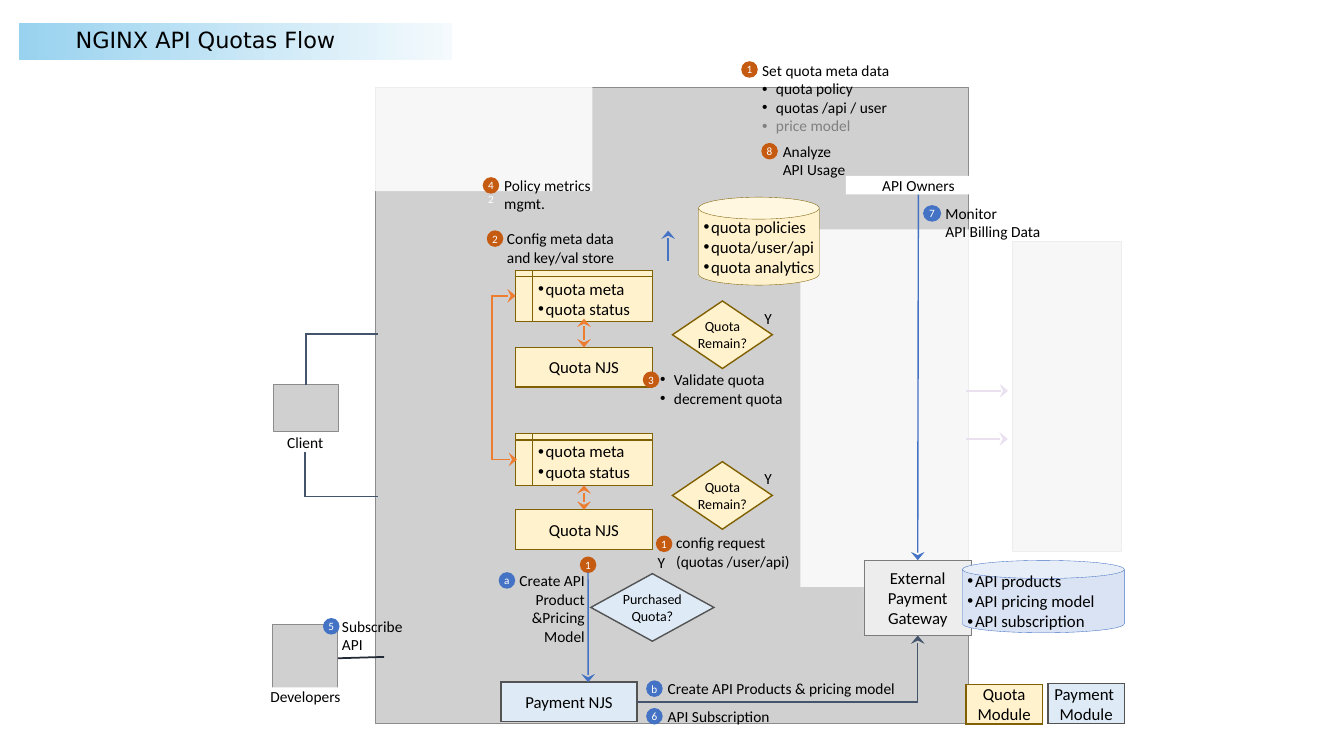
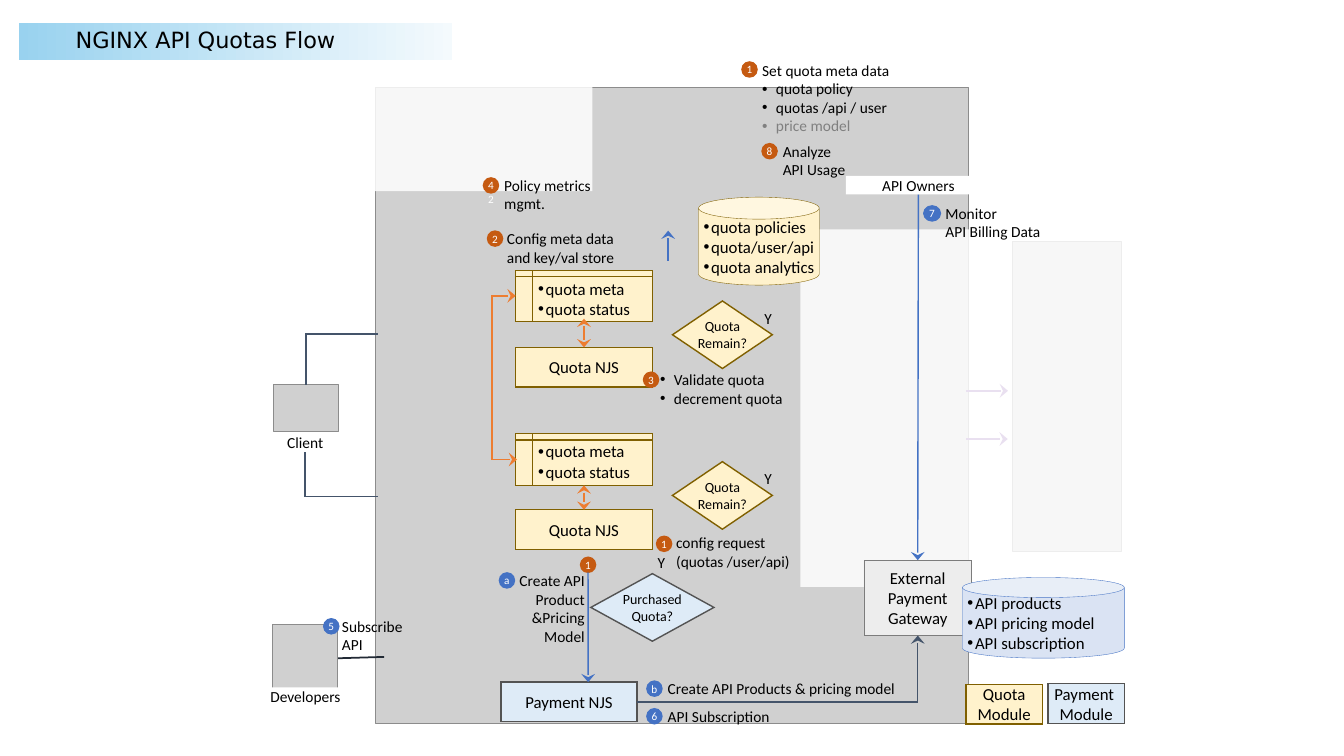
Before and after one commit to nginx-quotas/nginx-api-quotas, a slide deck: slide 1 of docs/nginx-quota-limit.pptx. Drawn at 1344x756 pixels with LibreOffice and Linux fonts; fonts in the diff are those of the drawing; grey boxes stand for pictures; background and template pictures are left out. Boxes give left, top, right and bottom in pixels: in the first picture for what was removed or moved away, otherwise in the second. Text is boxed around its words. In the diff, an @@ line names an element or a change of style, - is before the commit and + after.

```diff
--- a/docs/nginx-quota-limit.pptx
+++ b/docs/nginx-quota-limit.pptx
@@ cylinder "API products": place and size @@
-cylinder "API products" at <box>963,561,1125,633</box>
+cylinder "API products" at <box>963,578,1125,658</box>
```
Also in this commit, not shown: 1 other file.
